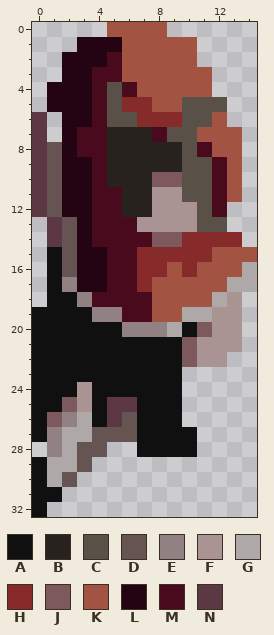
A pixel-art sprite gets an edit: assets/red_wallslide_2.png. That is the earlier state.
The file is 15x33 pixels. Colours within 5 levels of each other are drawn and written as one.
Palette (. is transparent): A #101010  B #28221e  C #595047  D #655452  E #928182  F #aa9393  G #aea8a8  H #862b2a  J #7d595d  K #a25342  L #240312  M #490a1e  N #5b3843
Pixels before, first column x 0:
 0 .....KKKK......
 1 ...LLLKKKKK....
 2 ..LLLMKKKKK....
 3 ..LLMMKKKKKK...
 4 .LLLMCMKKKKK...
 5 .LLLMCHHKKCCC..
 6 N.LLMCCHHHCCK..
 7 N.LMMBBBMCCKKK.
 8 NDLMMBBBBBCMKK.
 9 NDLLMBBBBBCCMK.
10 NDLLMBBBJJCCMK.
11 NDLLMMBBFFCCMK.
12 NDLLMMBBFFFCM..
13 .NDLMMMFFFFCC..
14 .NDLMMMMJJHHHH.
15 .ADLLMMHHHHHKKK
16 .ADLLMMHHKHKKKG
17 .AELLMMHKKKKKGG
18 .AAEMMMMKKKKGF.
19 AAAAEEMMKKGGFF.
20 AAAAAAEEEGAJFF.
21 AAAAAAAAAAJFFF.
22 AAAAAAAAAAJFF..
23 AAAAAAAAAA.....
24 AAAFAAAAAA.....
25 AAJFANNAAA.....
26 AJEGANDAAA.....
27 AEGGDDDAAAA....
28 .EGDD..AAAA....
29 AGGD...........
30 AGD............
31 AA.............
32 A..............
After the commit:
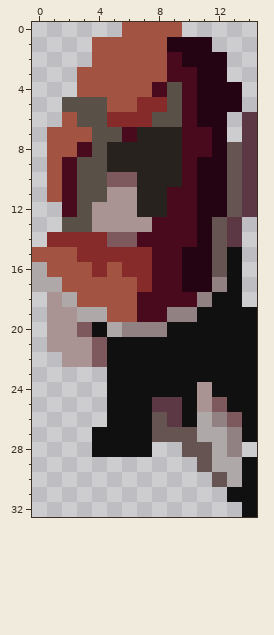
Edits made:
Changed rows in their new state; - is an unchanged pixel.
first column x 0:
 0 -----.---K-----
 1 ---.KK---LLL---
 2 --..KK---MLLL--
 3 --.KKK---MMLL--
 4 -..KKKK-MCMLLL-
 5 -.CCCKK-HCMLLL-
 6 .-KCCHH-CCMLL-N
 7 .KKKCCM-BBMML.N
 8 .KK-C-----M-LDN
 9 .KMCC-----MLLDN
10 .KMCCJJ-BBMLLDN
11 .KMCCFF-BMMLLDN
12 ..MCFFF-BMMLLDN
13 -.CCFFF-MMMLDN-
14 -HHHHJJ-MMMLDN-
15 KKKHHHH-MMLLDA.
16 GKKKHKH-MMLLDA.
17 GGKKKKK-MMLLEA.
18 -FGKKKK-MMMEAA-
19 .FFGGKK-MEEAAAA
20 .FFJ-G---A-AAAA
21 .FFFJ-----AAAAA
22 ..FFJ-----AAAAA
23 .....-----AAAAA
24 .....-----AFAAA
25 .....AA-NNAFJAA
26 .....AA-DNAGEJA
27 ....AAA-DDDGGEA
28 -...AAA-..DDGE-
29 ....-------DGGA
30 ...---------DGA
31 ..-----------AA
32 .-------------A
Boxes around the changes in both pictures, in picture pixels (x1, y1, x2, y2):
changed: (32, 22, 257, 517)
